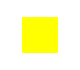
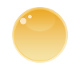
Comparing the layer stacks of the two 80x70 images. Changes:
renamed "fill" to "Orbs 2_0.png", painted on it over [12, 7, 68, 63]
